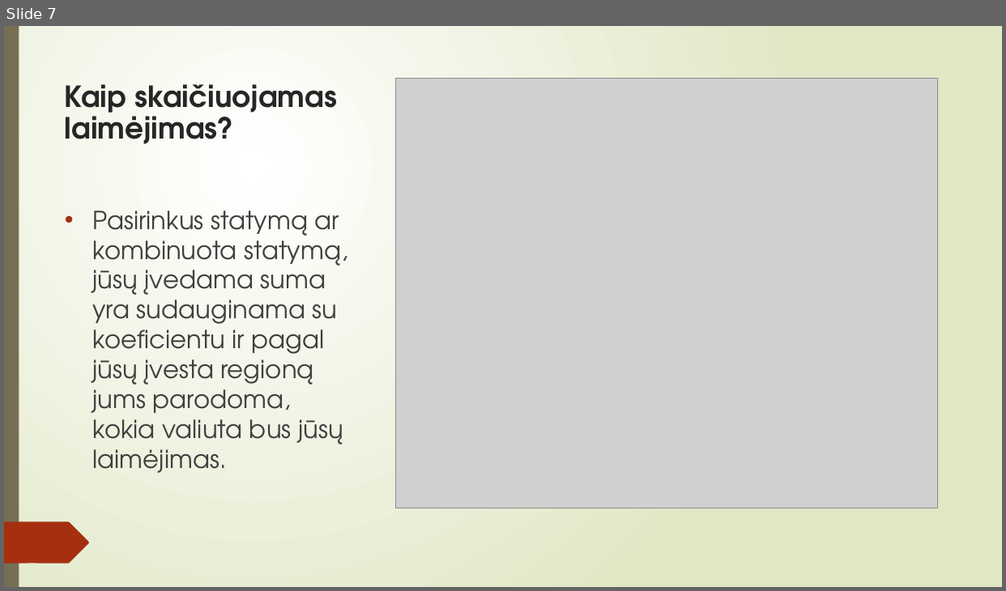
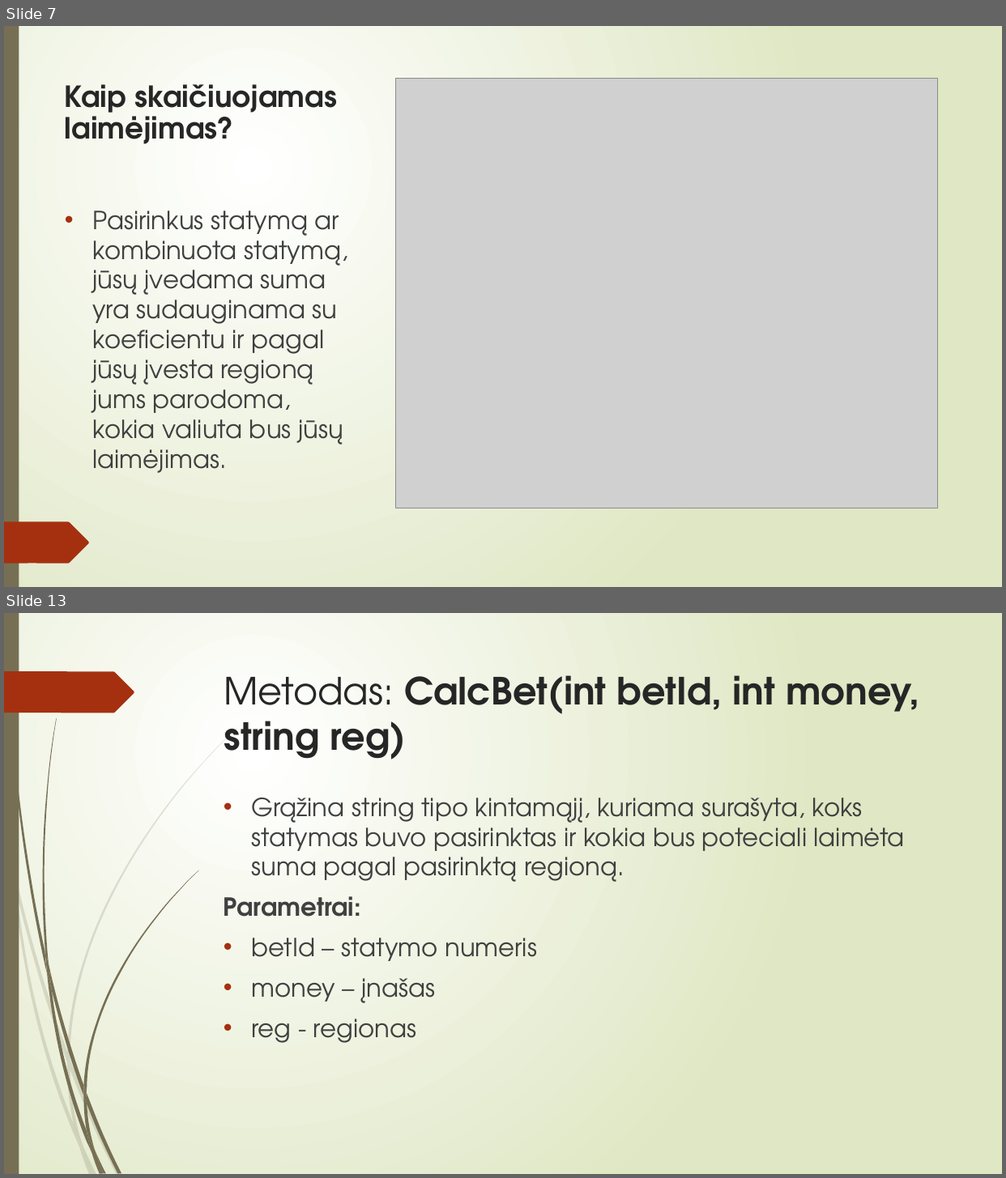
Before and after one commit to PetrasBukelis/WebServiceFinalProject, a slide deck: Bets4You Pristatymas.pptx. Shown one above the other, each under a label of ours: slide 7 before the commit, slides 7 and 13 after it; the slides between them are not shown. The pictures are 1006x591 and 1006x1178 pixels, drawn with LibreOffice and Linux fonts; fonts in the diff are those of the drawing; grey boxes stand for pictures. Boxes give left, top, right and bottom in pixels: in the first picture for what was removed or moved away, otherwise in the second. Text is boxed around its words. In the diff, an @@ line names an element or a change of style, - is before the commit and + after.

```diff
--- a/Bets4You Pristatymas.pptx
+++ b/Bets4You Pristatymas.pptx
@@ slide 13 added at box(4, 613, 1002, 1174), background gradient #FFFFFF to #DFE8C4; not listed: 23 template elements that a slide beside it also shows @@
@@ rectangle added at box(4, 613, 19, 1174), fill #766F54 @@
@@ title added at box(224, 675, 919, 760), 36 pt, text #262626, bold @@
+Metodas: CalcBet(int betId, int money, string reg)
@@ text added at box(224, 798, 905, 1043), 24 pt, text #404040 @@
+• Grąžina string tipo kintamąjį, kuriama surašyta, koks statymas buvo pasirinktas ir kokia bus poteciali laimėta suma pagal pasirinktą regioną.
+Parametrai:
+• betId – statymo numeris
+• money – įnašas
+• reg - regionas
```
Also in this commit, not shown: 13 other slides added.
